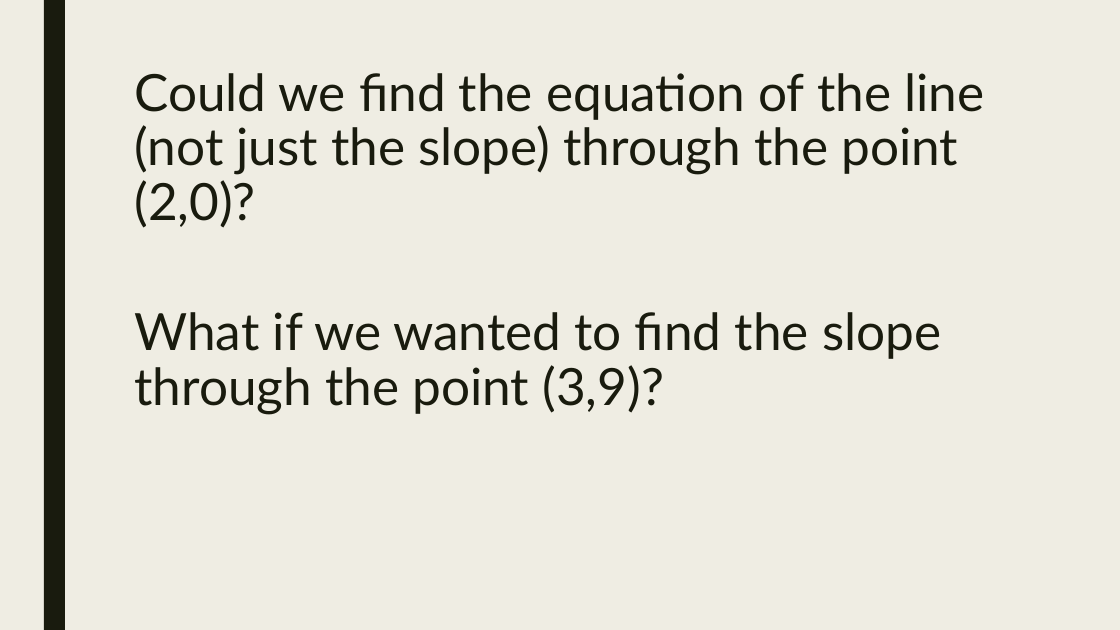
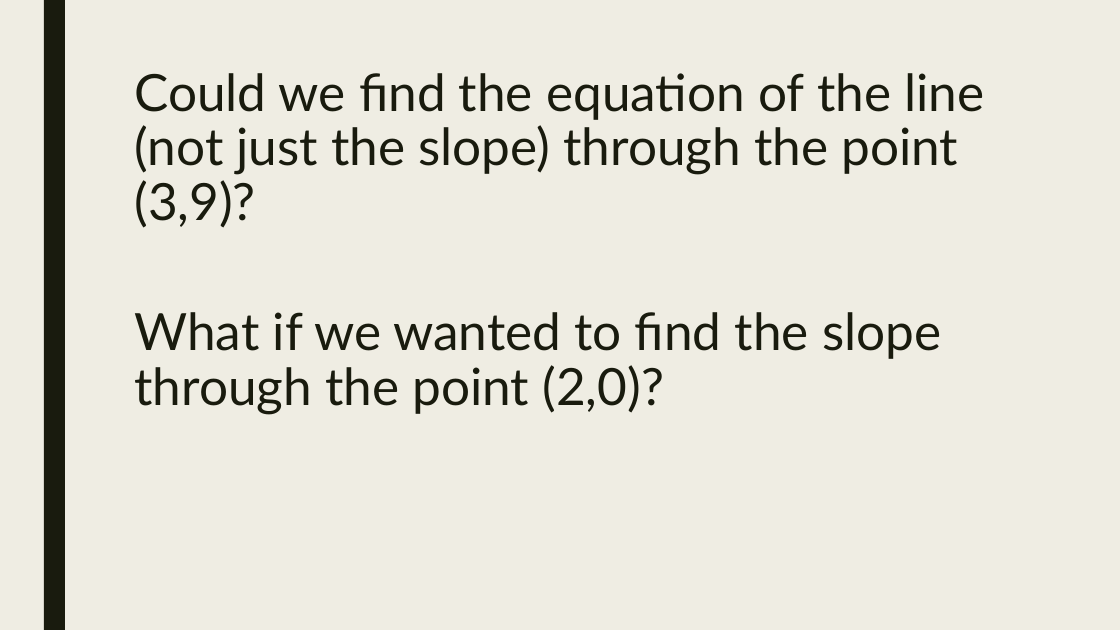
Before and after one commit to codecuddy/pre_calc, a slide deck: slide 7 of _PowerPoints/2nd Semester/Unit 11 Calc Preview/PreCalc_Day_073 12.3 Tangent Line (Day 2).pptx. Drawn at 1120x630 pixels with LibreOffice and Linux fonts; fonts in the diff are those of the drawing. Boxes give left, top, right and bottom in pixels: in the first picture for what was removed or moved away, otherwise in the second. Text is boxed around its words. In the diff, an @@ line names an element or a change of style, - is before the commit and + after.

```diff
--- a/_PowerPoints/2nd Semester/Unit 11 Calc Preview/PreCalc_Day_073 12.3 Tangent Line (Day 2).pptx
+++ b/_PowerPoints/2nd Semester/Unit 11 Calc Preview/PreCalc_Day_073 12.3 Tangent Line (Day 2).pptx
@@ title at (x1=134, y1=73, x2=984, y2=228): text changed @@
-Could we find the equation of the line (not just the slope) through the point (2,0)?
+Could we find the equation of the line (not just the slope) through the point (3,9)?
@@ text at (x1=134, y1=312, x2=941, y2=415): text changed @@
-What if we wanted to find the slope through the point (3,9)?
+What if we wanted to find the slope through the point (2,0)?
```
Also in this commit, not shown: 2 other slides changed, 1 slide added, 6 other files.
